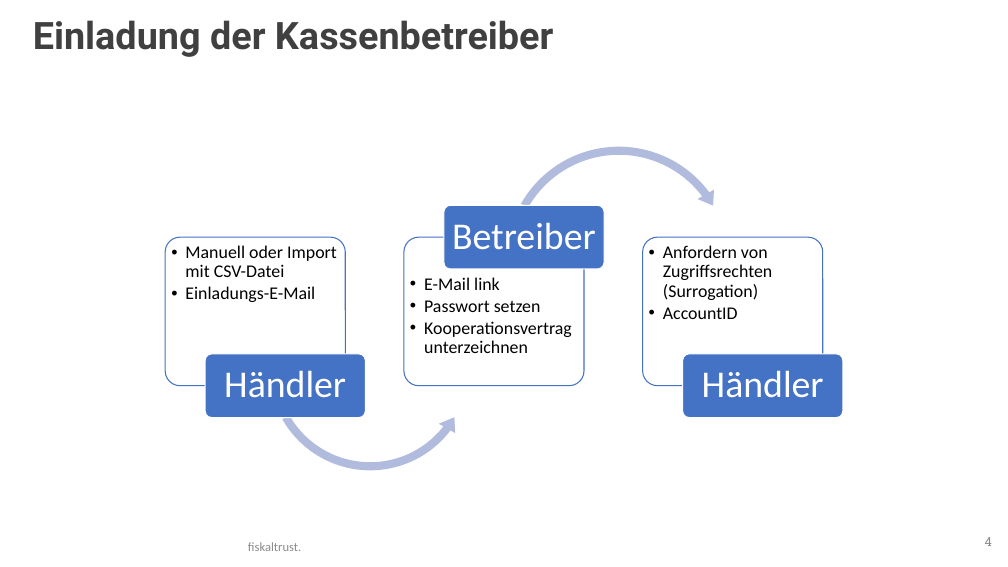
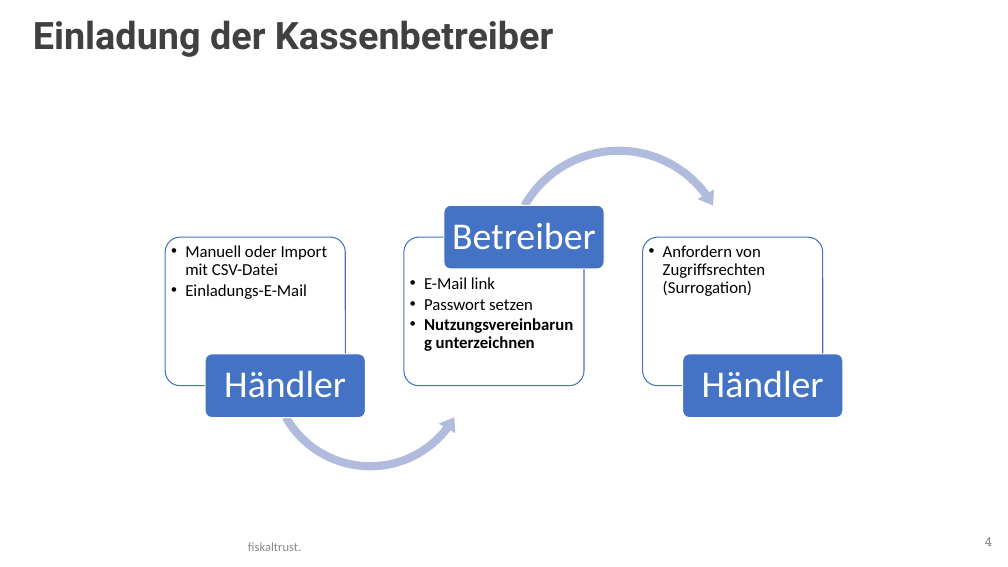
Before and after one commit to fiskaltrust/productdescription-de-doc, a slide deck: slide 4 of for-posdealers/presentation/tech/media/posdealer-tech-rollout.pptx. Drawn at 1008x567 pixels with LibreOffice and Linux fonts; fonts in the diff are those of the drawing; background and template pictures are left out. Boxes give left, top, right and bottom in pixels: in the first picture for what was removed or moved away, otherwise in the second. Text is boxed around its words. In the diff, an @@ line names an element or a change of style, - is before the commit and + after.

```diff
--- a/for-posdealers/presentation/tech/media/posdealer-tech-rollout.pptx
+++ b/for-posdealers/presentation/tech/media/posdealer-tech-rollout.pptx
@@ text "Manuell oder Import mit CSV-Datei" at [185, 245, 328, 299]: size 17 to 16 pt @@
@@ text "Anfordern von Zugriffsrechten (Surrogation)" at [663, 245, 766, 296]: size 17 to 16 pt @@
@@ text at [424, 277, 533, 310]: size 17 to 16 pt in "E-Mail link", "Passwort setzen" @@
@@ text at [663, 307, 738, 319]: paragraph removed @@
-  • AccountID
@@ text at [436, 336, 535, 348]: text changed; size 17 to 16 pt; bold on @@
-  • Kooperationsvertrag unterzeichnen
+  • Nutzungsvereinbarung unterzeichnen
```
Also in this commit, not shown: 2 other slides changed, 8 other files.
